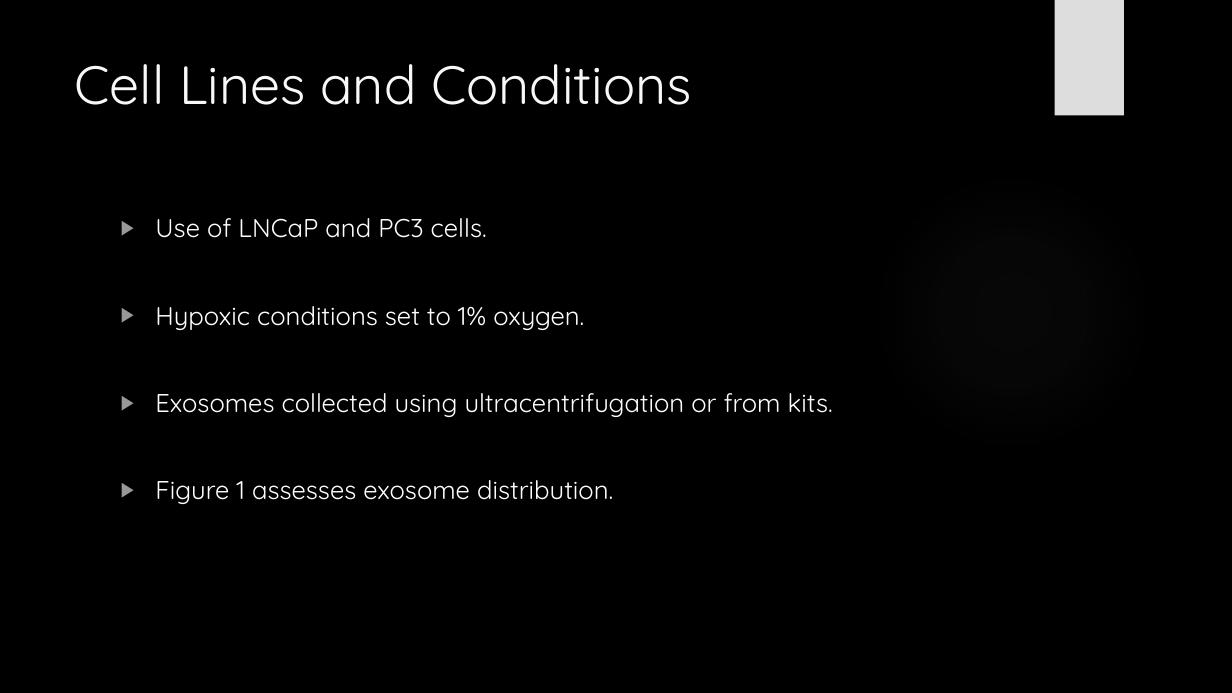
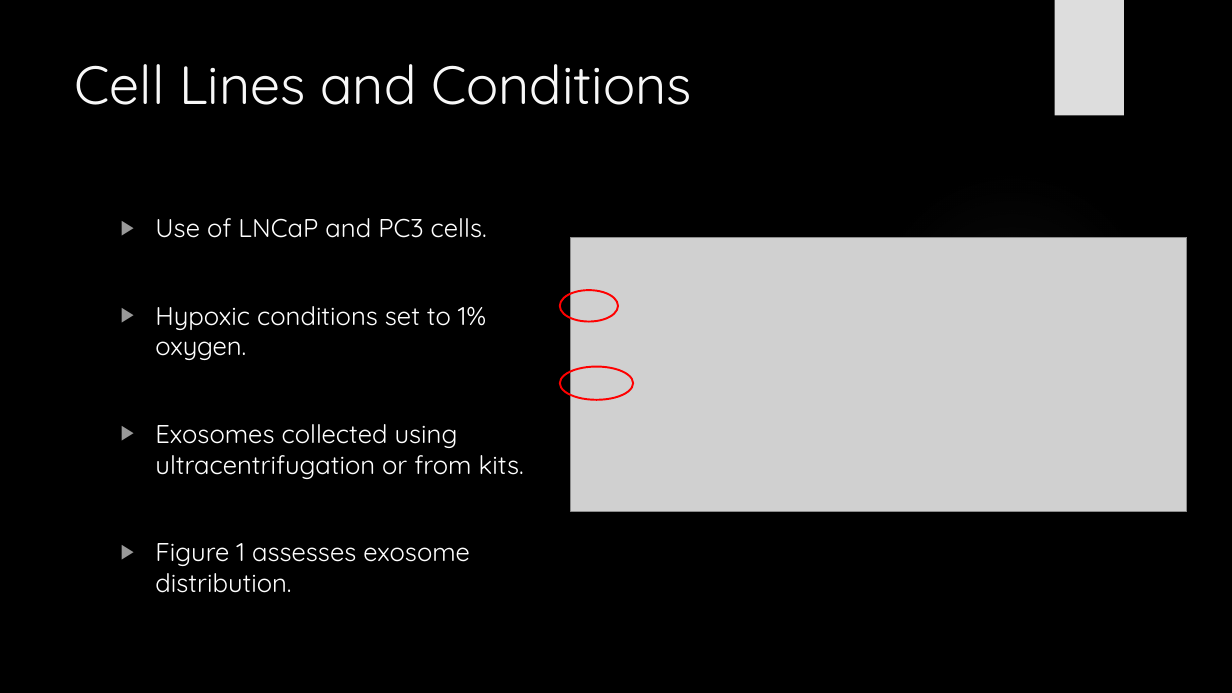
Before and after one commit to HarleyRobinson/Honours2, a slide deck: slide 6 of BackgroundInfo/JCslides.pptx. Drawn at 1232x693 pixels with LibreOffice and Linux fonts; fonts in the diff are those of the drawing; grey boxes stand for pictures; background and template pictures are left out. Boxes give left, top, right and bottom in pixels: in the first picture for what was removed or moved away, otherwise in the second. Text is boxed around its words. In the diff, an @@ line names an element or a change of style, - is before the commit and + after.

```diff
--- a/BackgroundInfo/JCslides.pptx
+++ b/BackgroundInfo/JCslides.pptx
@@ text "Use of LNCaP and PC3 ..." rewrapped from box(155, 218, 833, 504) to box(155, 218, 524, 593) @@
@@ picture added at box(571, 238, 1188, 512) @@
@@ ellipse added at box(560, 290, 618, 322), outline #FF0000 1.5 pt @@
@@ ellipse added at box(560, 367, 633, 400), outline #FF0000 1.5 pt @@
```
Also in this commit, not shown: 4 other slides changed, 1 other file.
